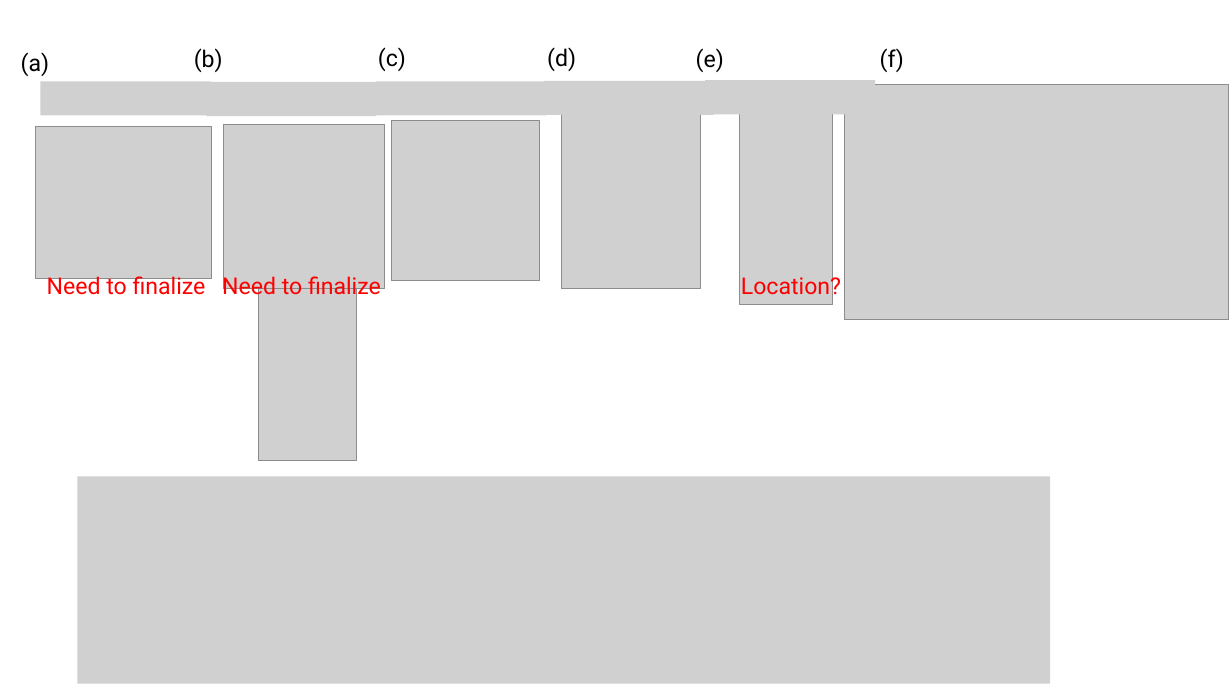
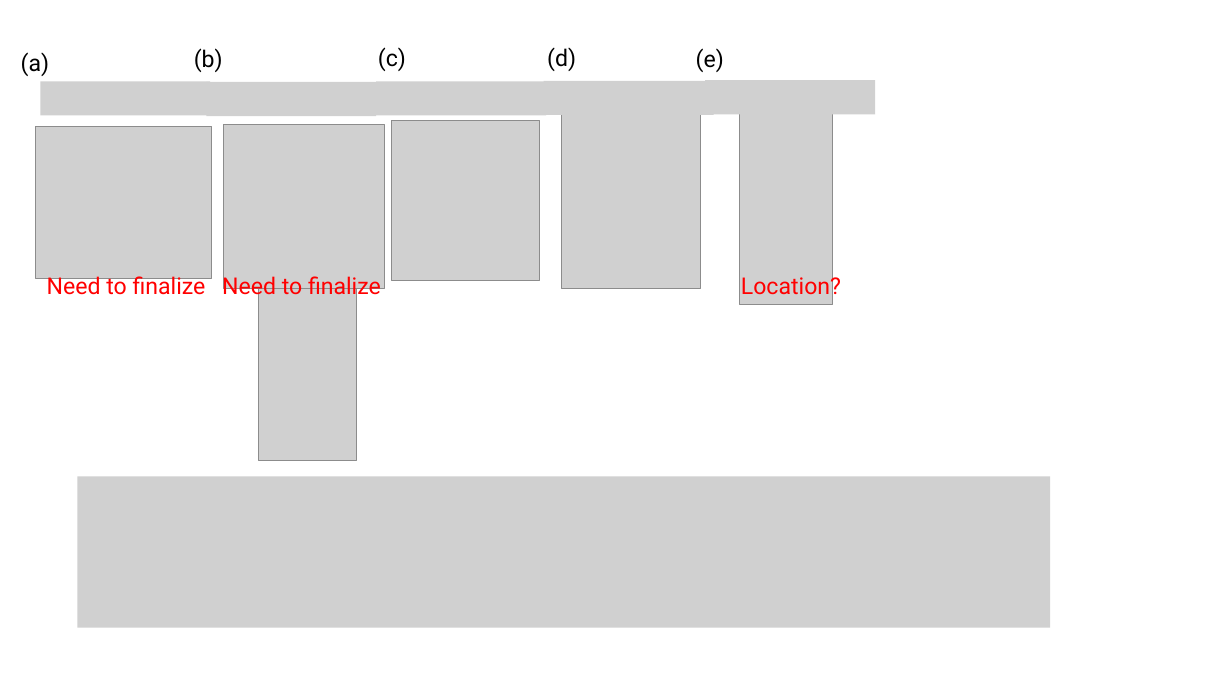
Before and after one commit to tyokokur/presentations, a slide deck: slide 5 of SYSG3_paper.pptx (slide 4 before the commit). Drawn at 1232x693 pixels with LibreOffice and Linux fonts; fonts in the diff are those of the drawing; grey boxes stand for pictures. Boxes give left, top, right and bottom in pixels: in the first picture for what was removed or moved away, otherwise in the second. Text is boxed around its words. In the diff, an @@ line names an element or a change of style, - is before the commit and + after.

```diff
--- a/SYSG3_paper.pptx
+++ b/SYSG3_paper.pptx
@@ text removed at (880,48,904,72) @@
-(f)
@@ picture removed at (845,85,1228,320) @@
@@ picture: place and size @@
-picture at (78,477,1051,684)
+picture at (78,477,1051,628)
```
Also in this commit, not shown: 1 other slide changed, 2 slides added, 1 slide removed.
